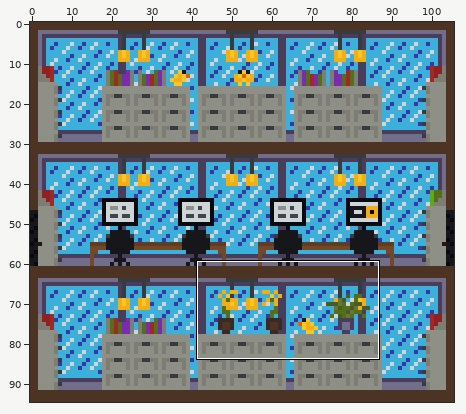
Pixel-art file: Assets/Resources/Environment/levelFinalEnemyBoss1.aseprite. The first picture is a wide view before the edit; the outline marks the close-up.
Close-up. As it was:
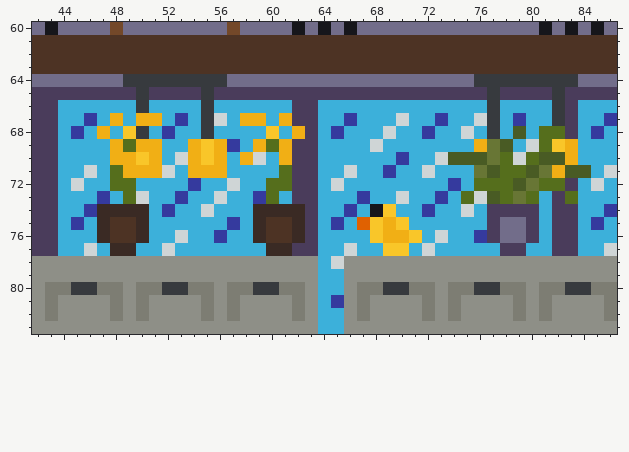
106x95 pixels, 1 frame. Shown: x 42..86, y 60..83.
Once edited:
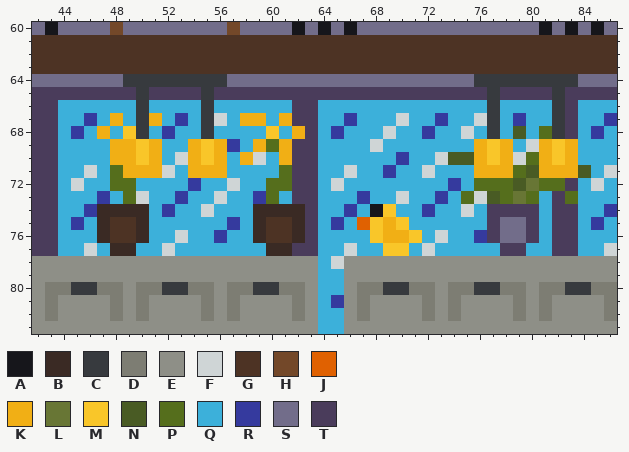
Palette (. is transparent): A #16161b  B #3a2a24  C #373a3e  D #7d7d73  E #8e8f87  F #cfd5d6  G #4d3324  H #734829  J #e06101  K #f1af15  L #687635  M #f9c629  N #495b24  P #556e1c  Q #3cb0da  R #353a9e  S #726d8a  T #4a3c5b
Edits made:
y 67: x 50 K -> C
y 68: x 82 P -> C
y 69: x 49..50 PK -> KM; x 77..78 LN -> MK; x 81 P -> K
y 70: x 76..78 NLP -> KMK; x 81..82 NN -> KM
y 71: x 76..78 LNP -> KKK; x 81 L -> K; x 83 N -> K
Boxes around the changes in both close-ups, in picture pixels (x1, y1, x2, y2):
changed: (123, 113, 149, 152)
changed: (474, 126, 578, 178)
